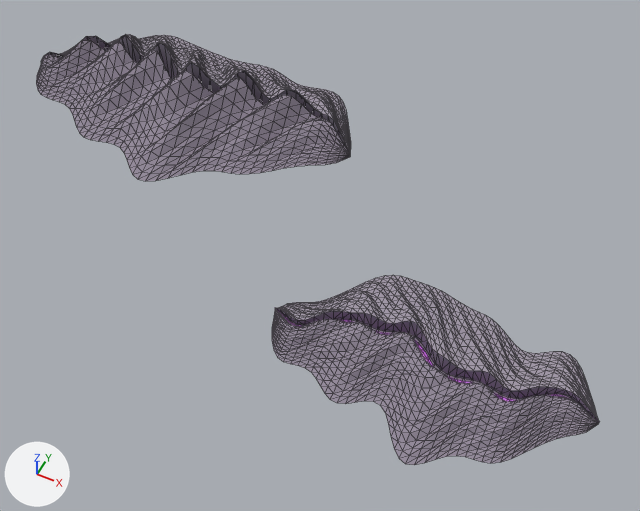
The Blender file docs/evidence/valoria-reference-clean/finish211/BreachGround211.blend: old version first, new version second.
One viewpoint serves both versions: a camera (50 mm lens) standing at (935.1, 15.0, 15.5) and looking at (930.3, 24.7, 3.4). Lighting does not change. The marker at lower left points along +X, +Y and +Z. The picture after the commit comes second. Mesh edges are drawn as thin lines.

Names of what the first picture shows: 'corrupt-scout measured fractured ground', 'engendro-valoria measured fractured ground'.
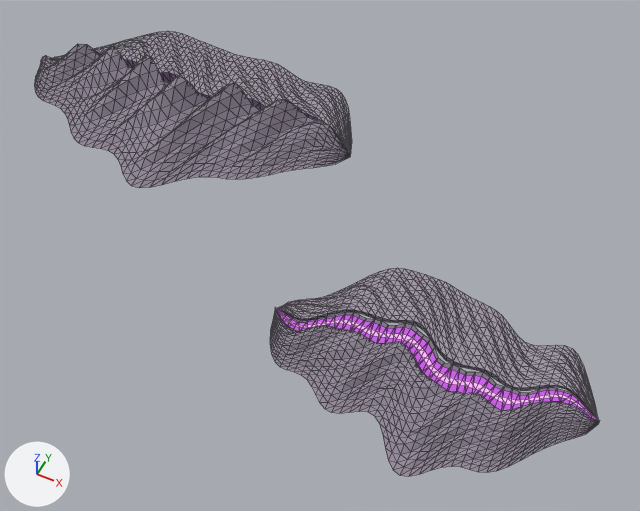
Diff of the bpy script that builds the scene:
```diff
--- a/docs/evidence/valoria-reference-clean/finish211/BreachGround211.blend.py
+++ b/docs/evidence/valoria-reference-clean/finish211/BreachGround211.blend.py
@@ me_corrupt_scout_measured_fractured_ground @@
 # used by ob_corrupt_scout_measured_fractured_ground; location = (0.0, 0.0, 0.0)
-me_corrupt_scout_measured_fractured_ground.from_pydata(...)  # 1530 vertices, 2376 faces; spans x 930.3..935.7, y 21.23..24.51, z 3.79..4.28
+me_corrupt_scout_measured_fractured_ground.from_pydata(...)  # 1530 vertices, 2376 faces; spans x 930.3..935.7, y 21.02..24.72, z 3.79..4.27
+# me_corrupt_scout_measured_fractured_ground part 1: 1474 of 1530 vertices moved; they spanned x 930.3..935.7, y 21.23..24.51, z 3.79..4.28 and now span x 930.3..935.7, y 21.02..24.72, z 3.79..4.27; mean shift (0.0, 0.0, -0.03); largest move (933.25, 22.94, 4.28) -> (933.25, 23.15, 4.02)
 me_corrupt_scout_measured_fractured_ground.materials.append(mat_altered_bedrock)
@@ me_engendro_valoria_measured_fractured_ground @@
 # used by ob_engendro_valoria_measured_fractured_ground; location = (0.0, 0.0, 0.0)
-me_engendro_valoria_measured_fractured_ground.from_pydata(...)  # 1530 vertices, 2376 faces; spans x 922.2..929.8, y 24.62..28.99, z 3.55..4.99
+me_engendro_valoria_measured_fractured_ground.from_pydata(...)  # 1530 vertices, 2376 faces; spans x 922.2..929.8, y 24.41..29.17, z 3.55..4.98
+# me_engendro_valoria_measured_fractured_ground part 2: 1474 of 1530 vertices moved; they spanned x 922.2..929.8, y 24.62..28.99, z 3.55..4.99 and now span x 922.2..929.8, y 24.41..29.17, z 3.55..4.98; mean shift (0.0, 0.0, -0.1); largest move (926.35, 26.82, 4.99) -> (926.35, 27.03, 4.08)
 me_engendro_valoria_measured_fractured_ground.materials.append(mat_altered_bedrock)
```

Boxes (x1, y1, x2, y2) around the edits, measured in the pictures (640 x 511 px):
'corrupt-scout measured fractured ground', reshaped (9% taller)
    before: (272, 275, 599, 465)
    after: (270, 268, 599, 476)
'engendro-valoria measured fractured ground', reshaped (7% taller)
    before: (36, 34, 351, 181)
    after: (34, 31, 352, 188)
